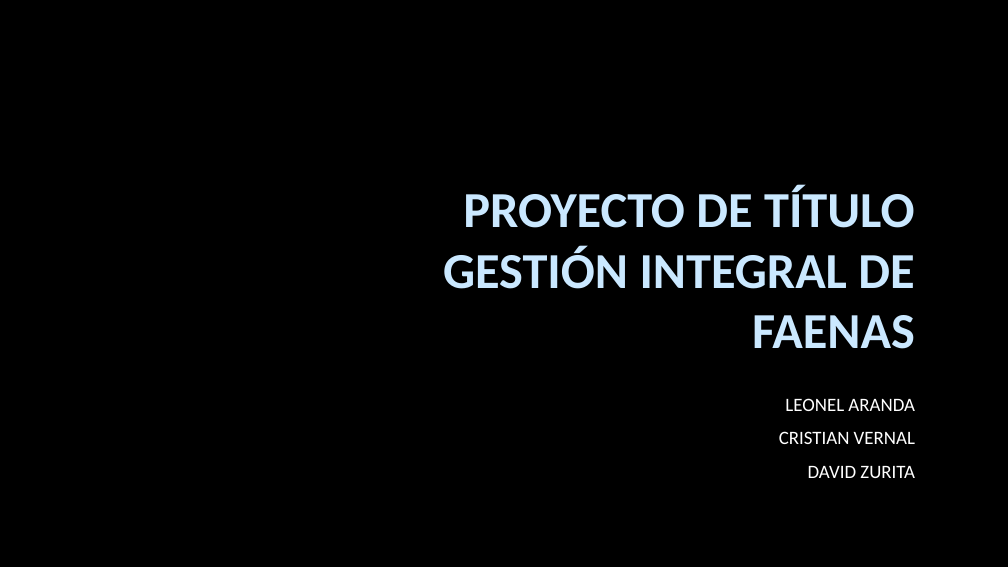
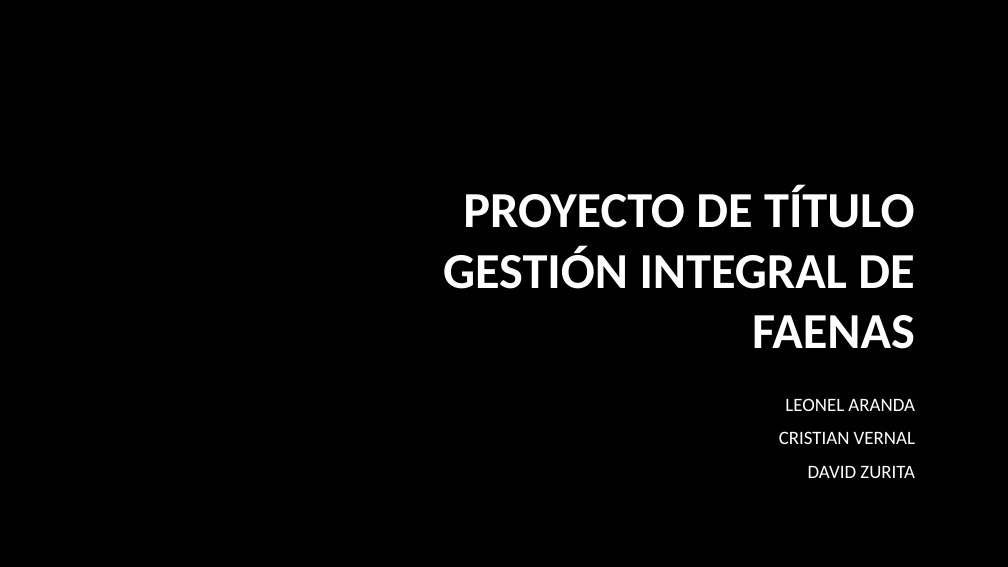
Before and after one commit to cristianvernal/NombreProyecto_Capstone24_DUOC_VM, a slide deck: slide 1 of Fase 1/Evidencias Grupales/Presentación Capstone.pptx. Drawn at 1008x567 pixels with LibreOffice and Linux fonts; fonts in the diff are those of the drawing; background and template pictures are left out. Boxes give left, top, right and bottom in pixels: in the first picture for what was removed or moved away, otherwise in the second. Text is boxed around its words. In the diff, an @@ line names an element or a change of style, - is before the commit and + after.

```diff
--- a/Fase 1/Evidencias Grupales/Presentación Capstone.pptx
+++ b/Fase 1/Evidencias Grupales/Presentación Capstone.pptx
@@ title "PROYECTO DE TÍTULO GESTIÓN INTEGRAL ..." at <box>443,186,915,349</box>: text colour #CAE8FF to #FFFFFF @@
```
Also in this commit, not shown: 1 other slide changed, 6 slides added.
